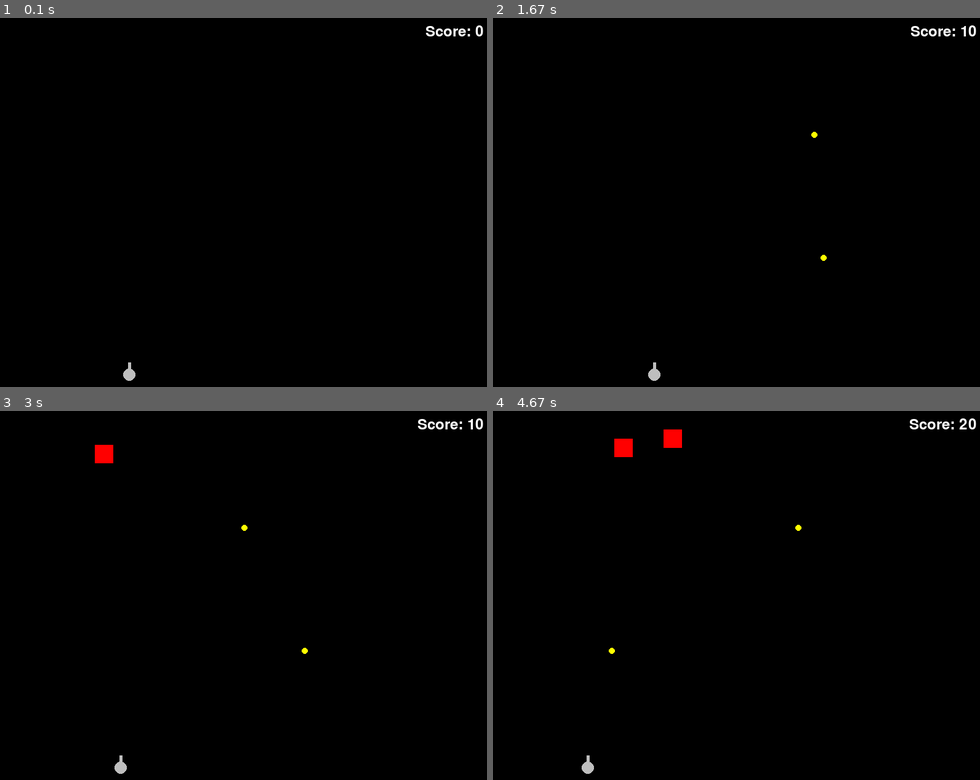
Above: before the commit, frames 1-4 (two rows, left to right).
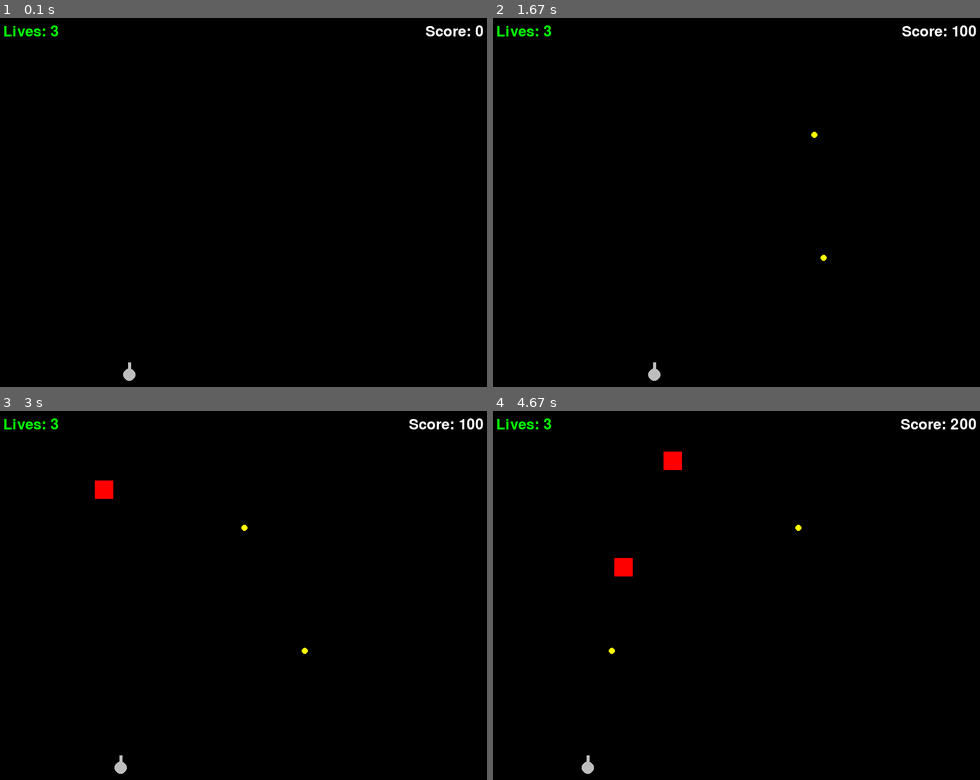
Above: after the commit, the same moments.

Repository: mirinbrah/pygame_minigame
Game: pygame game, started from main.py
Two runs of this game, one before a commit and one after it. Both use one fixed random seed, a clock stepped at 60 frames per second and the inputs below.
Inputs (mouse positions are in pixels of both pictures, inside the frame that each line leads up to):
- Up to frame 1 (0.1 s): no input
- Up to frame 2 (1.67 s): click (736, 202) at 0.38 s; click (785, 283) at 0.72 s; click (916, 331) at 1.05 s; click (619, 128) at 1.38 s
- Up to frame 3 (3 s): click (243, 639) at 1.72 s; click (175, 518) at 2.05 s; click (413, 691) at 2.38 s; click (82, 632) at 2.72 s
- Up to frame 4 (4.67 s): click (590, 525) at 3.05 s; click (619, 661) at 3.38 s; click (911, 680) at 3.72 s; click (585, 732) at 4.05 s; click (580, 617) at 4.38 s

The runs differ from the first frame. In frame 1, 0.1% of the frame differs, in the area x 0-13%, y 2-5%; in frame 2, 0.3%; in frame 3, 0.7%; in frame 4, 1.1%, in the area x 0-98%, y 2-45%.

Commit message:
added health

Diff:
--- a/game.py
+++ b/game.py
@@ -1,4 +1,5 @@
 import pygame
+import random
 from gun import Gun
 from bullet import Bullet
 from settings import *
@@ -18,10 +19,12 @@
         self.bullets = pygame.sprite.Group()
         self.targets = pygame.sprite.Group()
 
-        self.target_spawn_delay = 1000
+        self.base_spawn_delay = 1000
         self.last_target_spawn = pygame.time.get_ticks()
 
         self.score = 0
+        self.lives = MAX_LIVES
+
         self.font = pygame.font.Font(FONT_NAME, FONT_SIZE_NORMAL)
         self.font_large = pygame.font.Font(FONT_NAME, FONT_SIZE_LARGE)
 
@@ -37,27 +40,54 @@
 
     def reset_game(self):
         self.score = 0
+        self.lives = MAX_LIVES
         self.game_state = 'playing'
         self.targets.empty()
         self.bullets.empty()
         self.cannon.rect.centerx = self.cannon.screen_rect.centerx
         self.last_target_spawn = pygame.time.get_ticks()
 
+    def get_difficulty_multiplier(self):
+        multiplier = 1.0 + (self.score // 500) * 0.5
+        return min(multiplier, 10.0)
+
     def spawn_targets(self):
         current_time = pygame.time.get_ticks()
-        if current_time - self.last_target_spawn > self.target_spawn_delay:
+
+        multiplier = self.get_difficulty_multiplier()
+        current_delay = self.base_spawn_delay / (1 + (multiplier - 1) * 0.5)
+
+        if current_time - self.last_target_spawn > current_delay:
             self.last_target_spawn = current_time
-            new_target = Target(self.window, WIDTH)
+
+            if random.random() < 0.1:
+                obj_type = 'heal'
+            else:
+                obj_type = 'enemy'
+
+            new_target = Target(self.window, WIDTH, speed_multiplier=multiplier, obj_type=obj_type)
             self.targets.add(new_target)
 
     def check_collisions(self):
         hits = pygame.sprite.groupcollide(self.bullets, self.targets, True, True)
         if hits:
             for hit_targets in hits.values():
-                self.score += len(hit_targets) * 10
+                for target in hit_targets:
+                    if target.obj_type == 'enemy':
+                        self.score += 100
+                    elif target.obj_type == 'heal':
+                        pass
 
-        if pygame.sprite.spritecollide(self.cannon, self.targets, False):
-            self.game_state = 'game_over'
+        body_hits = pygame.sprite.spritecollide(self.cannon, self.targets, True)
+        if body_hits:
+            for target in body_hits:
+                if target.obj_type == 'enemy':
+                    self.lives -= 1
+                    if self.lives <= 0:
+                        self.game_state = 'game_over'
+                elif target.obj_type == 'heal':
+                    if self.lives < MAX_LIVES:
+                        self.lives += 1
 
     def update_game_state(self):
         mouse_x, _ = pygame.mouse.get_pos()
@@ -71,6 +101,26 @@
         text_surface = self.font.render(score_text, True, WHITE)
         text_rect = text_surface.get_rect(topright=(WIDTH - 10, 10))
         self.window.blit(text_surface, text_rect)
+
+        # Отрисовка жизней
+        lives_text = f"Lives: {self.lives}"
+        if self.lives >= 3:
+            color = GREEN
+        elif self.lives == 2:
+            color = (255, 255, 0)
+        else:
+            color = RED
+
+        lives_surf = self.font.render(lives_text, True, color)
+        lives_rect = lives_surf.get_rect(topleft=(10, 10))
+        self.window.blit(lives_surf, lives_rect)
+
+        mult = self.get_difficulty_multiplier()
+        if mult > 1.0:
+            speed_text = f"Speed: x{mult:.1f}"
+            speed_surf = self.font.render(speed_text, True, (200, 200, 255))
+            speed_rect = speed_surf.get_rect(midtop=(WIDTH // 2, 10))
+            self.window.blit(speed_surf, speed_rect)
 
     def run(self):
         while self.play:
@@ -104,8 +154,8 @@
     def run_gameover_state(self):
         self.window.fill(BLACK)
 
-        game_over_text = self.font_large.render("GAME OVER", True, WHITE)
-        score_text = self.font.render(f"Your Score: {self.score}", True, WHITE)
+        game_over_text = self.font_large.render("GAME OVER", True, RED)
+        score_text = self.font.render(f"Final Score: {self.score}", True, WHITE)
 
         self.window.blit(game_over_text, game_over_text.get_rect(centerx=WIDTH // 2, centery=HEIGHT // 3))
         self.window.blit(score_text, score_text.get_rect(centerx=WIDTH // 2, centery=HEIGHT // 3 + 80))
--- a/settings.py
+++ b/settings.py
@@ -4,7 +4,11 @@
 BLACK = (0, 0, 0)
 WHITE = (255, 255, 255)
 TITLE = ""
+MAX_LIVES = 3
 
 FONT_NAME = None
 FONT_SIZE_NORMAL = 36
 FONT_SIZE_LARGE = 74
+
+RED = (255, 0, 0)
+GREEN = (0, 255, 0)
--- a/target.py
+++ b/target.py
@@ -1,19 +1,28 @@
 import pygame
 import random
+from settings import *
+
 
 class Target(pygame.sprite.Sprite):
-    def __init__(self, screen, width_constraint, size=30, color='red'):
+    def __init__(self, screen, width_constraint, speed_multiplier=1.0, obj_type='enemy'):
         super().__init__()
         self.screen = screen
+        self.obj_type = obj_type  # 'enemy' или 'heal'
+        size = 30
 
-        self.image = pygame.Surface((size, size))
-        self.image.fill(pygame.Color(color))
+        self.image = pygame.Surface((size, size), pygame.SRCALPHA)
+
+        if self.obj_type == 'heal':
+            pygame.draw.circle(self.image, GREEN, (size // 2, size // 2), size // 2)
+        else:
+            self.image.fill(pygame.Color('red'))
 
         x = random.randint(0, width_constraint - size)
         y = random.randint(-150, -50)
         self.rect = self.image.get_rect(topleft=(x, y))
 
-        self.speed = random.randint(1, 3)
+        base_speed = random.randint(2, 5)
+        self.speed = base_speed * speed_multiplier
 
     def update(self):
         self.rect.y += self.speed
